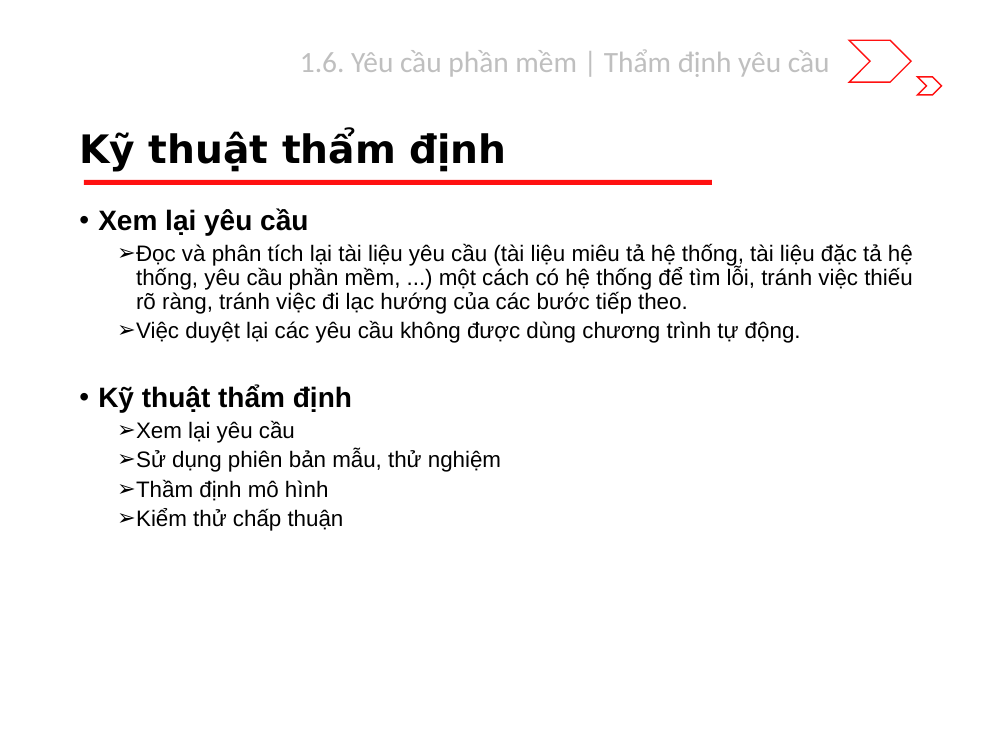
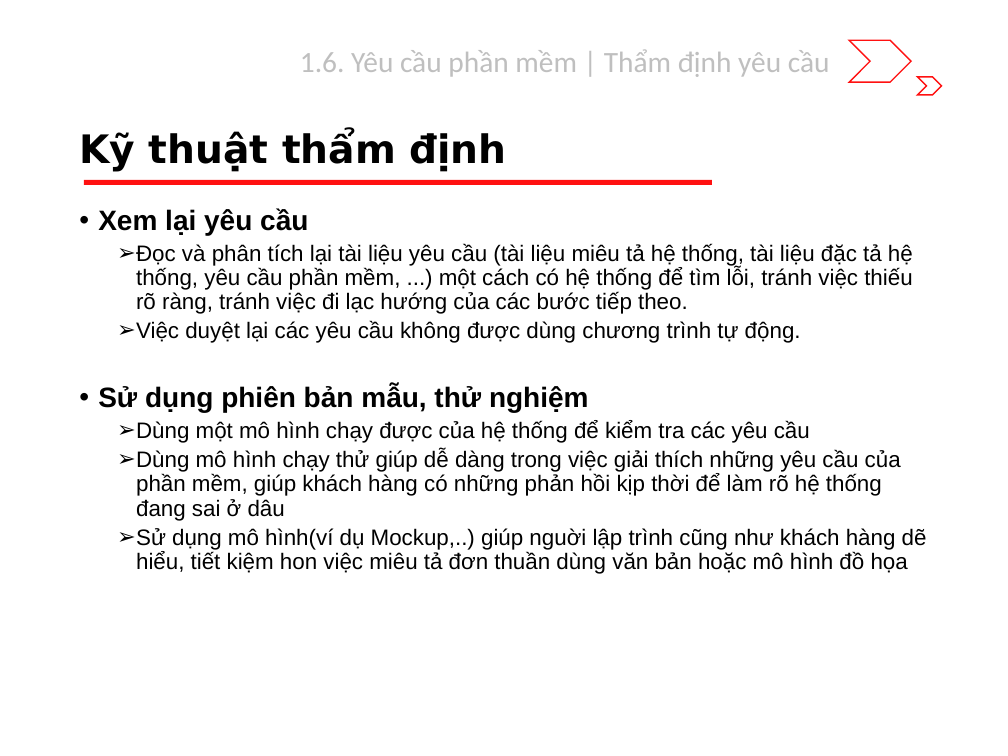
Before and after one commit to riverspart/uet-adv-sw-engineering, a slide deck: slide 20 of slide/dev/chapter_1/slide.pptx. Drawn at 1008x756 pixels with LibreOffice and Linux fonts; fonts in the diff are those of the drawing. Boxes give left, top, right and bottom in pixels: in the first picture for what was removed or moved away, otherwise in the second. Text is boxed around its words. In the diff, an @@ line names an element or a change of style, - is before the commit and + after.

```diff
--- a/slide/dev/chapter_1/slide.pptx
+++ b/slide/dev/chapter_1/slide.pptx
@@ text at (x1=98, y1=385, x2=352, y2=443): paragraphs removed @@
-• Kỹ thuật thẩm định
-  ➢ Xem lại yêu cầu
@@ text at (x1=98, y1=385, x2=589, y2=412): size 16 to 20 pt, bold on in "Sử dụng phiên bản mẫu, thử nghiệm"; bullet ➢ to •; list level 2 to 1 in "Sử dụng phiên bản mẫu, ..." @@
@@ text at (x1=136, y1=420, x2=927, y2=574): text changed @@
-  ➢ Thầm định mô hình
-  ➢ Kiểm thử chấp thuận
+  ➢ Dùng một mô hình chạy được của hệ thống để kiểm tra các yêu cầu
+  ➢ Dùng mô hình chạy thử giúp dễ dàng trong việc giải thích những yêu cầu của phần mềm, giúp khách hàng có những phản hồi kịp thời để làm rõ hệ thống đang sai ở dâu
+  ➢ Sử dụng mô hình(ví dụ Mockup,..) giúp nguời lập trình cũng như khách hàng dẽ hiểu, tiết kiệm hon việc miêu tả đơn thuần dùng văn bản hoặc mô hình đồ họa
```
Also in this commit, not shown: 1 other slide changed, 6 slides added.
